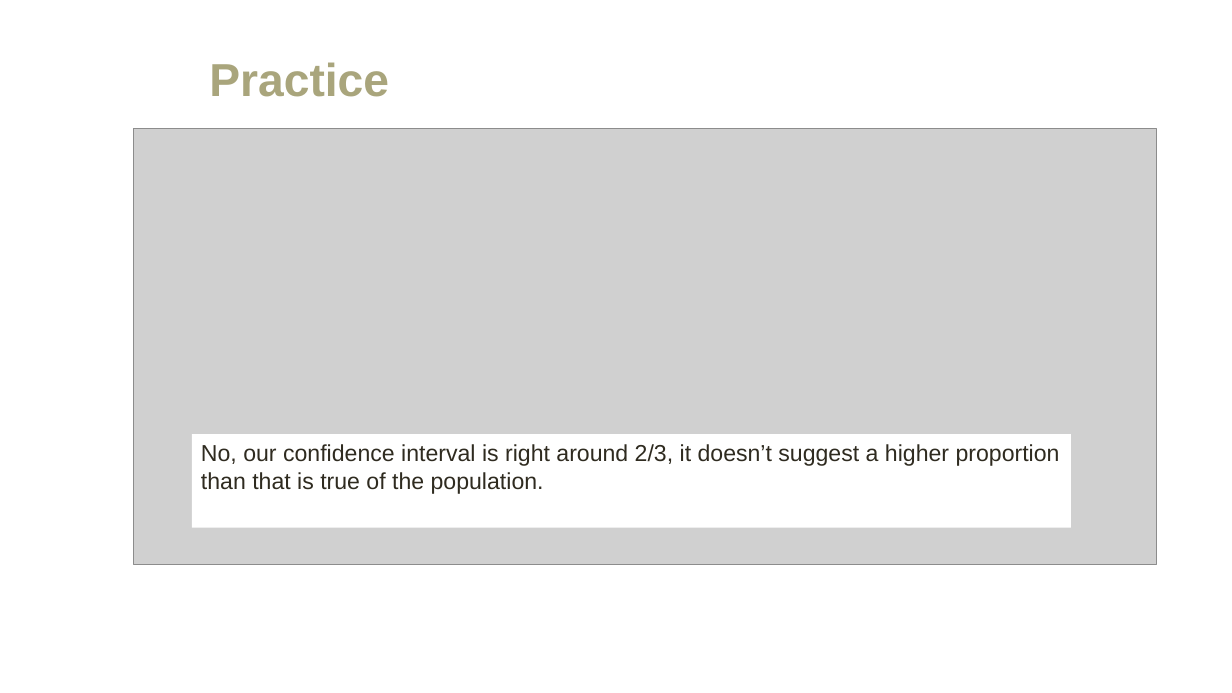
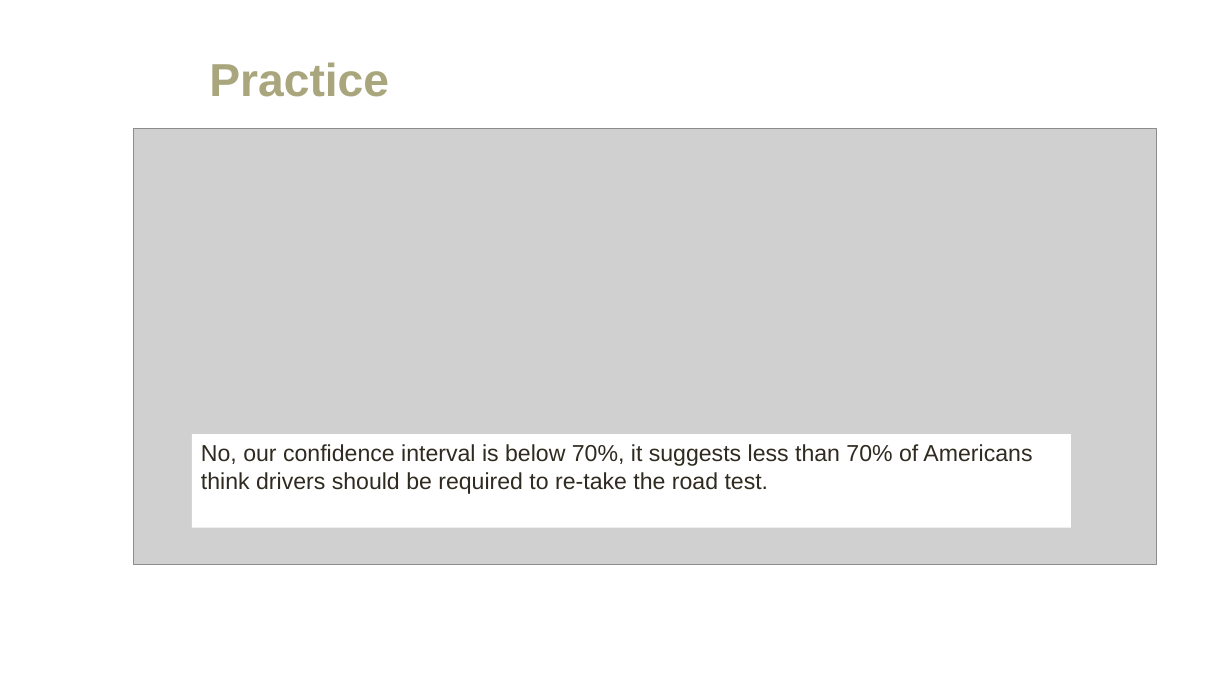
Before and after one commit to amosca01/MATH108-F23, a slide deck: slide 58 of slides/15-single-proportion.pptx (slide 56 before the commit). Drawn at 1232x693 pixels with LibreOffice and Linux fonts; fonts in the diff are those of the drawing; grey boxes stand for pictures. Boxes give left, top, right and bottom in pixels: in the first picture for what was removed or moved away, otherwise in the second. Text is boxed around its words. In the diff, an @@ line names an element or a change of style, - is before the commit and + after.

```diff
--- a/slides/15-single-proportion.pptx
+++ b/slides/15-single-proportion.pptx
@@ text in rectangle at (x1=201, y1=444, x2=1032, y2=494): text changed @@
-No, our confidence interval is right around 2/3, it doesn’t suggest a higher proportion than that is true of the population.
+No, our confidence interval is below 70%, it suggests less than 70% of Americans think drivers should be required to re-take the road test.
```
Also in this commit, not shown: 6 other slides changed, 2 slides added, 2 other files.
